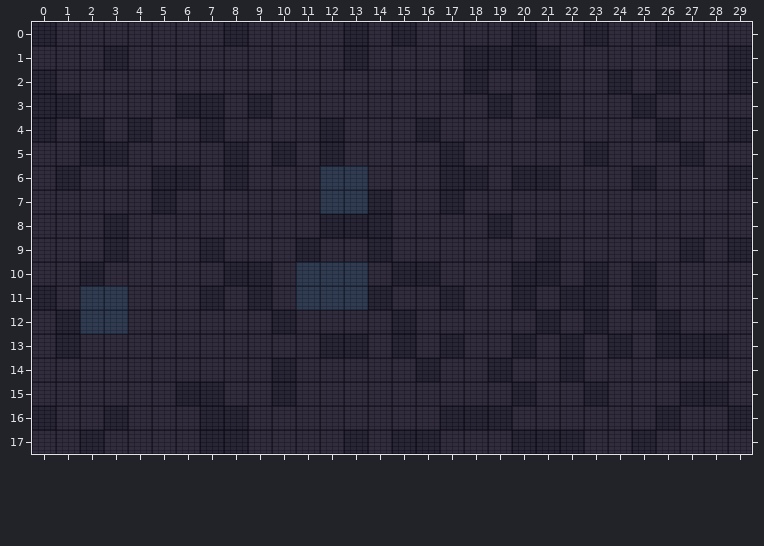
Level history. Tiled map (JSON): assets/maps/jira_dungeon_3.tmj. Above, as it was before the edit.
Cells are 48x48 px. Shown: x 0..29, y 0..17.
Once edited:
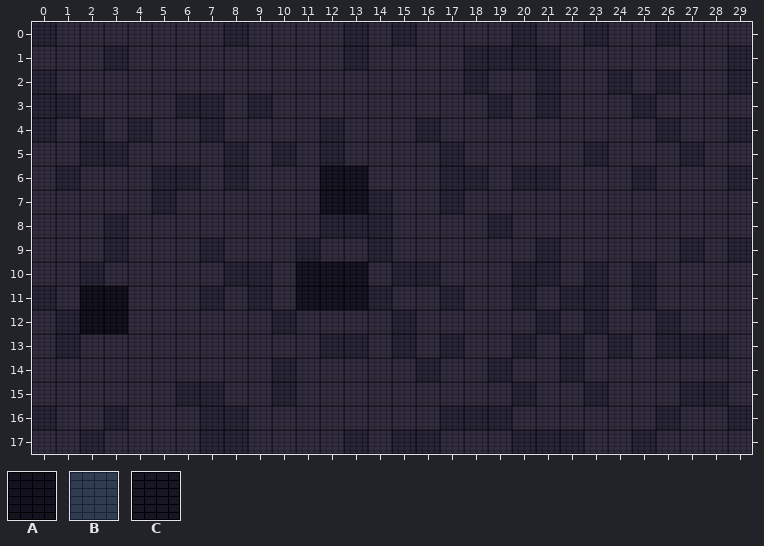
Key: from "dungeon": A 9; from "stub_tiles": B 3, C 4.
_ is an empty cell.
Change:
Layer "Objects":
Tile A replaces tile B in rows 11 to 12 at x 2 to 3.
Tile C replaces tile B in rows 6 to 7 at x 12 to 13; in rows 10 to 11 at x 11 to 13.
Where, in picture pixels (left, top, right, bottom), the same in both pictures:
changed: (320, 166, 368, 214)
changed: (296, 262, 368, 310)
changed: (80, 286, 128, 334)
